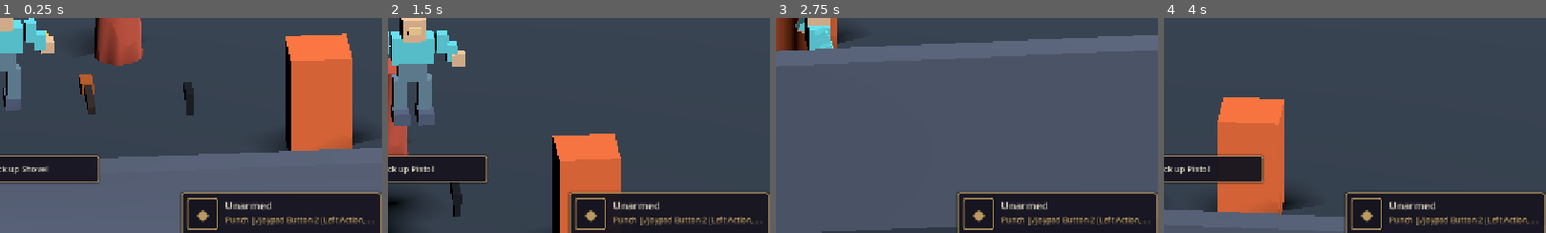
Above: before the commit, frames 1-4 (left to right).
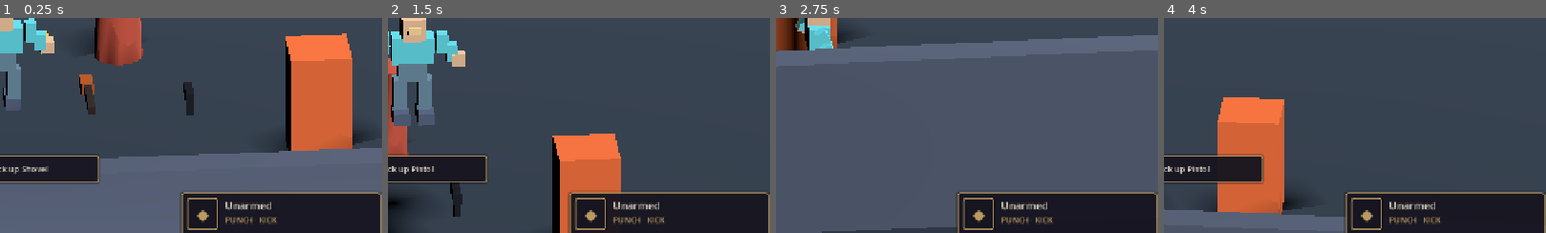
Above: after the commit, the same moments.

Repository: bravado/ACTION-5
Game: Godot game, scene res://demo/main.tscn
Two runs of this game, one before a commit and one after it. Both use one fixed random seed, a clock stepped at 60 frames per second and the inputs below.
Inputs (mouse positions are % of the whole screen's width and height, from its top left):
- Up to frame 1 (0.25 s): no input
- Up to frame 2 (1.5 s): tap Enter at 0.5 s; move the mouse to (72, 45) at 0.52 s; hold Right (actor_turn_right) 0.53-1.28 s; tap Ctrl (actor_crouch) at 0.6 s; click (72, 45) at 0.67 s; tap Space (actor_jump) at 0.77 s; move the mouse to (30, 55) at 1.27 s; hold S (move_down) from 1.28 s (still down); tap Alt (actor_dodge) at 1.35 s
- Up to frame 3 (2.75 s): tap Space (actor_jump) at 1.52 s; move the mouse to (60, 28) at 2.02 s; release S (move_down) at 2.03 s; hold Right (actor_turn_right) from 2.03 s (still down); tap K (actor_kick) at 2.1 s
- Up to frame 4 (4 s): move the mouse to (45, 70) at 2.77 s; release Right (actor_turn_right) at 2.78 s; hold W (move_up) 2.78-3.53 s; tap J (actor_punch) at 2.85 s; click (45, 70) at 2.92 s; tap Space (actor_jump) at 3.02, 3.77 s; move the mouse to (80, 65) at 3.52 s; hold Left (actor_turn_left) from 3.53 s (still down); hold Shift (actor_run) from 3.53 s (still down)
The pictures show only the part of the screen within x 48-98%, y 43-93%; the shares and areas given below are measured in that part.

The runs differ from the first frame. In frame 1, 0.7% of the frame differs, in the area x 60-98%, y 92-97%; in frame 2, 0.7%; in frame 3, 0.7%; in frame 4, 0.7%.

Commit message:
fix(hud): keep compact attack names in equipment panel
Show short combat action labels without verbose InputMap gamepad descriptions;
retain full configured bindings in the F6 help overlay. Add UI regression.

Refs #37

Diff:
--- a/demo/ui/reference_hud.gd
+++ b/demo/ui/reference_hud.gd
@@ -239,11 +239,18 @@
         and _weapon.has_method("get_ammo_status") else {}
     var weapon_name: String = str(definition.get("display_name")) if definition != null else "Unarmed"
     var next_name: String = _next_weapon_name()
+    # Short action names belong in the compact weapon panel. Detailed
+    # keyboard/gamepad combinations live in F6 Help, not a clipped HUD line.
+    var short_actions := PackedStringArray()
+    for hint in actions:
+        var text_hint: String = hint
+        var bracket: int = text_hint.find(" [")
+        short_actions.append((text_hint.substr(0, bracket) if bracket >= 0 else text_hint).to_upper())
     display.set_health(float(health.get("current_health")) if is_instance_valid(health) else 0.0,
         float(health.get("max_health")) if is_instance_valid(health) else 1.0)
     display.set_equipment(weapon_name, icon, ammo, next_name,
         _binding(&"demo_swap") if not next_name.is_empty() else "",
-        " · ".join(commands) if not commands.is_empty() else " · ".join(actions))
+        " · ".join(short_actions))
     display.set_reticle(not ammo.is_empty()
         and int(profile.get("mode")) == ViewProfileScript.Mode.FIRST_PERSON)
     var activity: String = ""
--- a/tests/d09_hud_suite.gd
+++ b/tests/d09_hud_suite.gd
@@ -40,6 +40,8 @@
         and not stage.get_node("Hud/Status").visible
         and hp_panel.visible and equip_panel.visible,
         "D09-03 one gameplay HUD replaces visible diagnostic wall")
+    verify.call((display.get("_ammo_text") as Label).text == "PUNCH · KICK",
+        "D09-03 compact unarmed actions omit verbose gamepad control descriptions")
     var health_pos: Vector2 = hp_panel.position
     var equip_pos: Vector2 = equip_panel.position
     verify.call(hp_panel.anchor_left == 0.0 and equip_panel.anchor_right == 1.0
